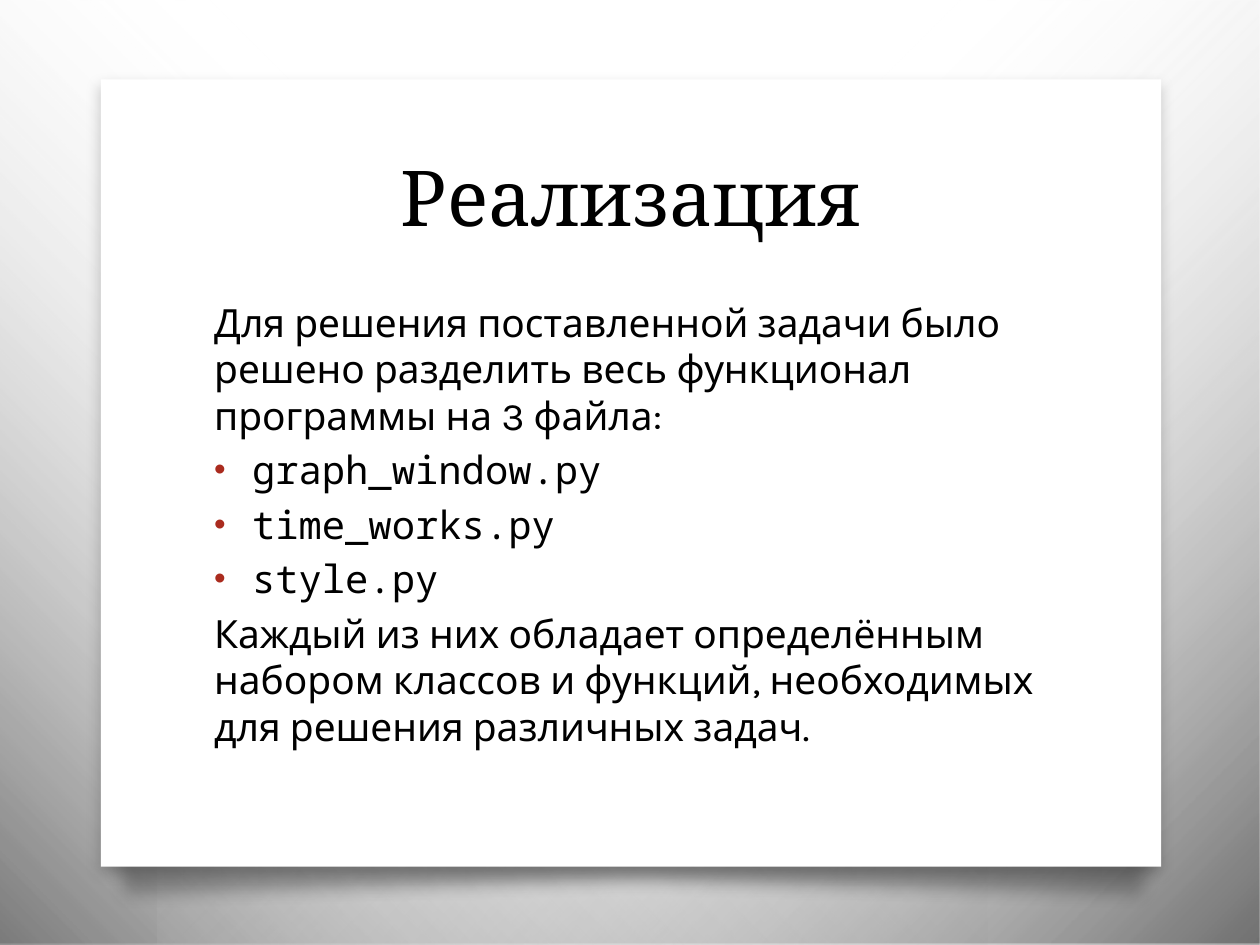
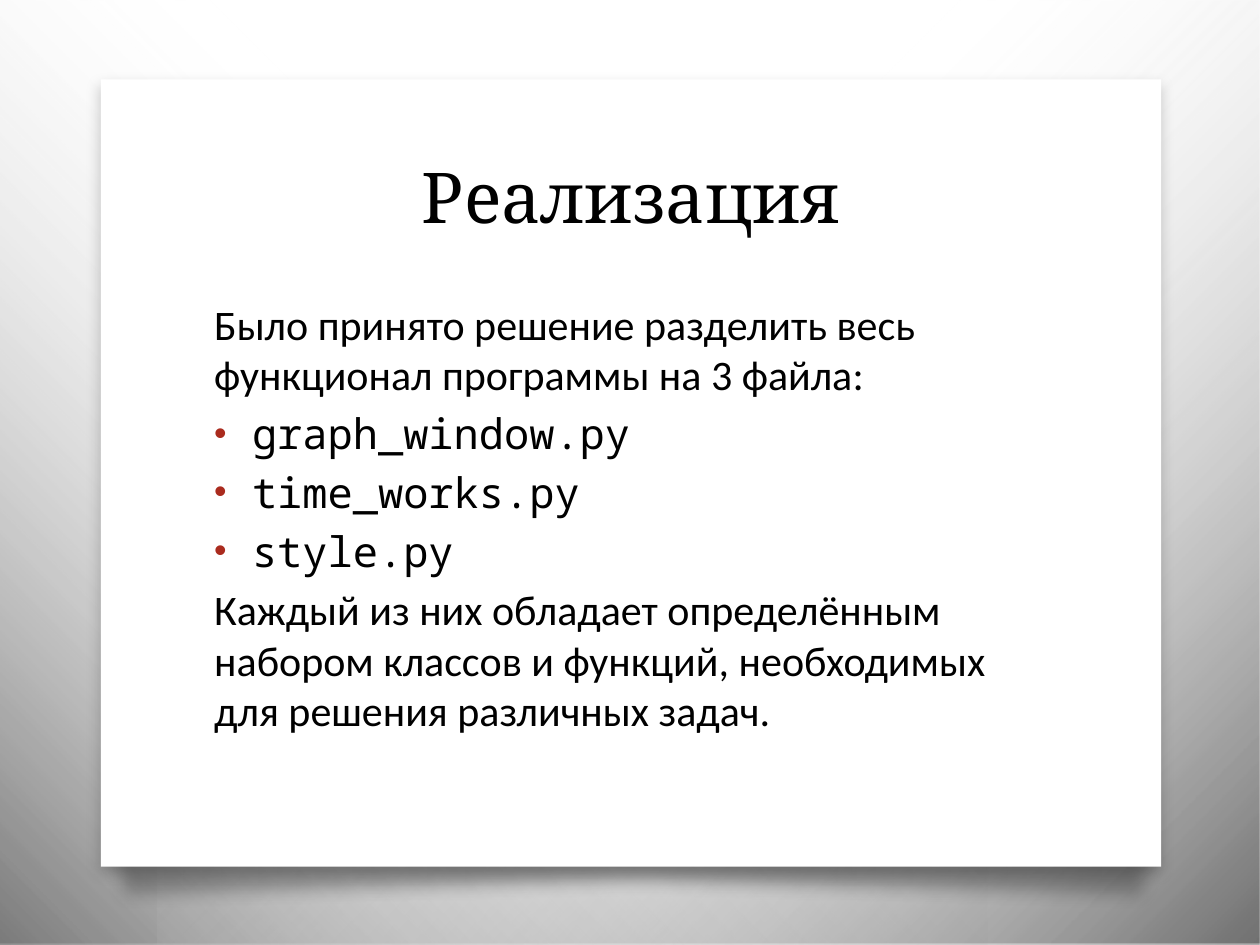
Before and after one commit to iterna1/BioRythms, a slide deck: slide 5 of BioRythms.pptx. Drawn at 1260x945 pixels with LibreOffice and Linux fonts; fonts in the diff are those of the drawing; background and template pictures are left out. Boxes give left, top, right and bottom in pixels: in the first picture for what was removed or moved away, otherwise in the second. Text is boxed around its words. In the diff, an @@ line names an element or a change of style, - is before the commit and + after.

```diff
--- a/BioRythms.pptx
+++ b/BioRythms.pptx
@@ title "Реализация" at (422,173,840,238): size 44 to 40 pt @@
@@ text at (214,313,915,397): text changed; size 22.2 to 24 pt; font Karla to Calibri @@
-Для решения поставленной задачи было решено разделить весь функционал программы на 3 файла:
+Было принято решение разделить весь функционал программы на 3 файла:
@@ text at (214,417,986,733): size 22.2 to 24 pt in "graph_window.py", "time_works.py", "style.py", "Каждый из них обладает определённым набором классов ..."; font Karla to Calibri in "Каждый из них обладает определённым набором классов ..." @@
```
Also in this commit, not shown: 5 other slides changed, 3 slides added, 2 slides removed.
